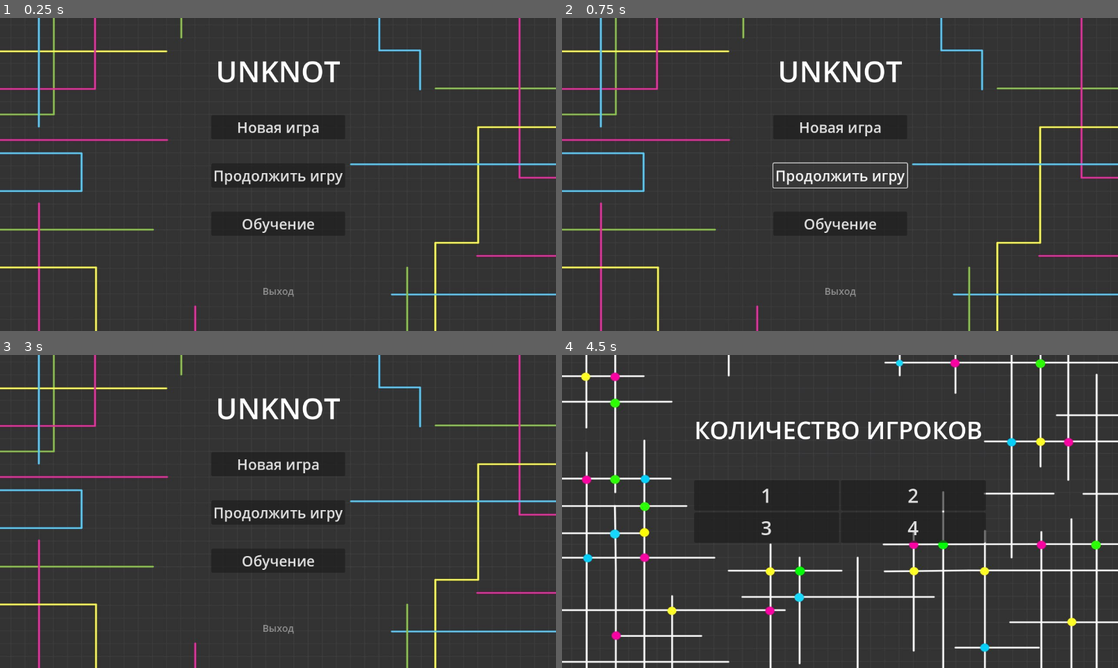
Above: before the commit, frames 1-4 (two rows, left to right).
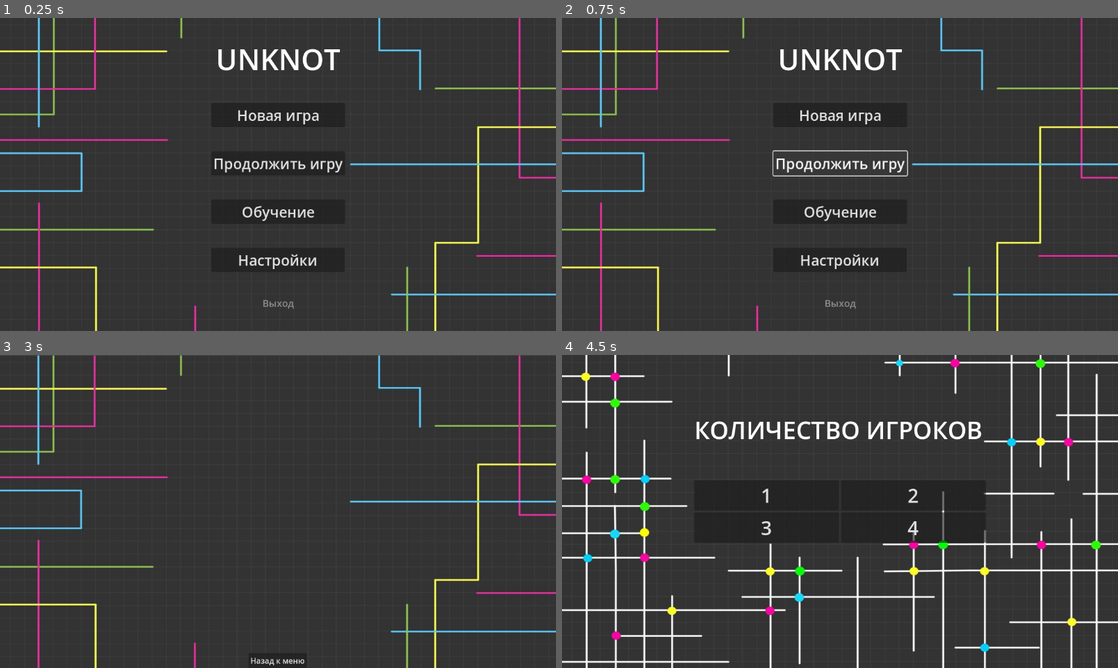
Above: after the commit, the same moments.

Repository: Rwarazor/UnknotGame
Game: Godot game, scene res://Scenes/menu.tscn
The game is run twice, just before and just after one commit, with the same random seed, the same clock (stepped at 60 frames per second) and the same inputs.
Inputs (mouse positions are in pixels of both pictures, inside the frame that each line leads up to):
- Up to frame 1 (0.25 s): no input
- Up to frame 2 (0.75 s): click "Продолжить игру" at 0.5 s
- Up to frame 3 (3 s): click "Обучение" at 1.25 s; click "Понятно!" at 2 s; click (278, 596) at 2.75 s, where only the run after the commit has a clickable "Настройки"
- Up to frame 4 (4.5 s): click (840, 661) at 3.5 s, where only the run after the commit has a clickable "Назад к меню"; click "Новая игра" at 4.25 s

The runs differ from the first frame. In frame 1, 3.0% of the frame differs, in the area x 38-62%, y 9-93%; in frame 2, 3.3%; in frame 3, 3.7%, in the area x 0-100%, y 0-100%; in frame 4, nothing differs.

Commit message:
Sounds added

Diff:
--- a/project/Scenes/game.tscn
+++ b/project/Scenes/game.tscn
@@ -1,10 +1,11 @@
-[gd_scene load_steps=48 format=3 uid="uid://cbdggtmlpwk7n"]
+[gd_scene load_steps=50 format=3 uid="uid://cbdggtmlpwk7n"]
 
 [ext_resource type="Script" path="res://Scripts/game.gd" id="1_7wbfd"]
 [ext_resource type="Script" path="res://Scripts/zoom.gd" id="2_4a8fq"]
 [ext_resource type="Texture2D" uid="uid://bqyq78b55hdwp" path="res://assets/tiles/edgeTileBackground.png" id="2_i73xq"]
 [ext_resource type="Texture2D" uid="uid://bk155nwdel3xh" path="res://assets/tiles/gameBackground.png" id="3_1dlq8"]
 [ext_resource type="Texture2D" uid="uid://18h4l4w1kyks" path="res://assets/tiles/tileBackground.png" id="3_1fxtn"]
+[ext_resource type="AudioStream" uid="uid://dss410n04r5m5" path="res://assets/simpleClick.wav" id="3_45d03"]
 [ext_resource type="Texture2D" uid="uid://ccq2xnd4mh8i2" path="res://assets/tiles/edgeTileBackgroundAlt.png" id="3_wfksh"]
 [ext_resource type="Script" path="res://Scripts/edgesTileMap.gd" id="4_y7ov5"]
 [ext_resource type="Texture2D" uid="uid://cs148lp16tu6x" path="res://assets/tiles/edgeTileSelectedAlt.png" id="5_2julx"]
@@ -19,6 +20,7 @@
 [ext_resource type="Texture2D" uid="uid://bpwcee1033k8j" path="res://assets/tiles/edgeTileFutureAlt.png" id="10_v2h7l"]
 [ext_resource type="Texture2D" uid="uid://cjvdiee0psnw1" path="res://assets/tiles/edgeTileColor.png" id="11_pmc3y"]
 [ext_resource type="Texture2D" uid="uid://tn4qo46xgkfq" path="res://assets/tiles/edgeTileColorAlt.png" id="12_0jeec"]
+[ext_resource type="AudioStream" uid="uid://c3mtpg4ti4sgs" path="res://assets/gameMusic.mp3" id="20_8ngip"]
 
 [sub_resource type="StyleBoxFlat" id="StyleBoxFlat_1pxdb"]
 bg_color = Color(0.705882, 0.443137, 1, 0.901961)
@@ -222,6 +224,11 @@
 text = "Вернуться к меню"
 icon_alignment = 1
 
+[node name="ButtonClickSound" type="AudioStreamPlayer" parent="UI"]
+stream = ExtResource("3_45d03")
+volume_db = -18.0
+bus = &"SFX"
+
 [node name="TextureRect" type="TextureRect" parent="."]
 anchors_preset = 15
 anchor_right = 1.0
@@ -251,6 +258,12 @@
 format = 2
 script = ExtResource("9_l4svq")
 
+[node name="Music" type="AudioStreamPlayer" parent="."]
+stream = ExtResource("20_8ngip")
+volume_db = -2.0
+autoplay = true
+bus = &"Music"
+
 [connection signal="pressed" from="UI/MarginContainer/VBoxContainer/HBoxContainer/edgeButton" to="." method="_on_edge_button_pressed"]
 [connection signal="pressed" from="UI/MarginContainer/VBoxContainer/HBoxContainer2/vertexButton" to="." method="_on_vertex_button_pressed"]
 [connection signal="pressed" from="UI/MarginContainer/VBoxContainer/HBoxContainer3/moveButton" to="." method="_on_move_button_pressed"]
--- a/project/Scenes/menu.tscn
+++ b/project/Scenes/menu.tscn
@@ -1,7 +1,11 @@
-[gd_scene load_steps=8 format=3 uid="uid://dobojdk2a4kdt"]
+[gd_scene load_steps=11 format=3 uid="uid://dobojdk2a4kdt"]
 
 [ext_resource type="Script" path="res://Scripts/Menu.gd" id="1_lgw47"]
 [ext_resource type="Texture2D" uid="uid://dy2tl37wg52lk" path="res://assets/tiles/menuBackground.png" id="2_xg3t2"]
+[ext_resource type="AudioStream" uid="uid://dss410n04r5m5" path="res://assets/simpleClick.wav" id="3_ow68s"]
+[ext_resource type="AudioStream" uid="uid://dvj2f5yy6m0an" path="res://assets/music.mp3" id="3_srj06"]
+
+[sub_resource type="Theme" id="Theme_5gk2t"]
 
 [sub_resource type="StyleBoxEmpty" id="StyleBoxEmpty_fu8as"]
 
@@ -64,6 +68,11 @@
 theme_override_constants/separation = 50
 alignment = 1
 
+[node name="ButtonClickSound" type="AudioStreamPlayer" parent="MarginContainer/VBoxContainer"]
+stream = ExtResource("3_ow68s")
+volume_db = -7.0
+bus = &"SFX"
+
 [node name="Label" type="Label" parent="MarginContainer/VBoxContainer"]
 layout_mode = 2
 theme_override_font_sizes/font_size = 60
@@ -88,8 +97,14 @@
 theme_override_font_sizes/font_size = 30
 text = "Обучение"
 
-[node name="Separator2" type="Control" parent="MarginContainer/VBoxContainer"]
+[node name="SettingsButton" type="Button" parent="MarginContainer/VBoxContainer"]
+custom_minimum_size = Vector2(276, 50)
 layout_mode = 2
+size_flags_horizontal = 4
+size_flags_vertical = 4
+theme = SubResource("Theme_5gk2t")
+theme_override_font_sizes/font_size = 30
+text = "Настройки"
 
 [node name="ExitButton" type="Button" parent="MarginContainer/VBoxContainer"]
 layout_mode = 2
@@ -97,7 +112,14 @@
 theme_override_font_sizes/font_size = 20
 text = "Выход"
 
+[node name="Music" type="AudioStreamPlayer" parent="."]
+stream = ExtResource("3_srj06")
+volume_db = -15.0
+autoplay = true
+bus = &"Music"
+
 [connection signal="pressed" from="MarginContainer/VBoxContainer/NewGameButton" to="." method="_on_new_game_button_pressed"]
 [connection signal="pressed" from="MarginContainer/VBoxContainer/ContinueGameButton" to="." method="_on_continue_game_button_pressed"]
 [connection signal="pressed" from="MarginContainer/VBoxContainer/TutorialButton" to="." method="_on_tutorial_button_pressed"]
+[connection signal="pressed" from="MarginContainer/VBoxContainer/SettingsButton" to="." method="_on_settings_button_pressed"]
 [connection signal="pressed" from="MarginContainer/VBoxContainer/ExitButton" to="." method="_on_exit_button_pressed"]
--- a/project/Scenes/players.tscn
+++ b/project/Scenes/players.tscn
@@ -1,7 +1,8 @@
-[gd_scene load_steps=4 format=3 uid="uid://cx0w5rjjyhxv5"]
+[gd_scene load_steps=5 format=3 uid="uid://cx0w5rjjyhxv5"]
 
 [ext_resource type="Script" path="res://Scripts/Players.gd" id="1_xw1e8"]
 [ext_resource type="Texture2D" uid="uid://bi6n5s8ckt04" path="res://assets/tiles/playersBackground.png" id="2_5bds1"]
+[ext_resource type="AudioStream" uid="uid://dmo7384pg4kh6" path="res://assets/playersClick.wav" id="3_tc5ug"]
 
 [sub_resource type="SystemFont" id="SystemFont_jmt8p"]
 
@@ -89,6 +90,11 @@
 theme_override_font_sizes/font_size = 40
 text = "4"
 
+[node name="ChoosePlayersSound" type="AudioStreamPlayer" parent="MarginContainer"]
+stream = ExtResource("3_tc5ug")
+volume_db = -2.0
+bus = &"SFX"
+
 [connection signal="pressed" from="MarginContainer/HBoxContainer/VBoxContainer/OnePlayer" to="." method="_on_one_player_pressed"]
 [connection signal="pressed" from="MarginContainer/HBoxContainer/VBoxContainer/ThreePlayers" to="." method="_on_three_players_pressed"]
 [connection signal="pressed" from="MarginContainer/HBoxContainer/VBoxContainer2/TwoPlayers" to="." method="_on_two_players_pressed"]
--- a/project/Scenes/rules.tscn
+++ b/project/Scenes/rules.tscn
@@ -1,7 +1,8 @@
-[gd_scene load_steps=4 format=3 uid="uid://ck56ipivmx5eb"]
+[gd_scene load_steps=5 format=3 uid="uid://ck56ipivmx5eb"]
 
 [ext_resource type="Script" path="res://Scripts/rules.gd" id="1_a5ifw"]
 [ext_resource type="Texture2D" uid="uid://dy2tl37wg52lk" path="res://assets/tiles/menuBackground.png" id="1_igh4w"]
+[ext_resource type="AudioStream" uid="uid://dss410n04r5m5" path="res://assets/simpleClick.wav" id="3_wkx7x"]
 
 [sub_resource type="StyleBoxFlat" id="StyleBoxFlat_4ddjl"]
 bg_color = Color(0.137255, 0.137255, 0.137255, 0.768627)
@@ -94,6 +95,11 @@
 "
 horizontal_alignment = 3
 
+[node name="ButtonClickSound" type="AudioStreamPlayer" parent="ScrollContainer/VBoxContainer"]
+stream = ExtResource("3_wkx7x")
+volume_db = -7.0
+bus = &"SFX"
+
 [node name="DoneButton" type="Button" parent="."]
 custom_minimum_size = Vector2(150, 50)
 layout_mode = 1
--- /dev/null
+++ b/project/Scenes/settings.gd
@@ -0,0 +1,7 @@
+extends Control
+
+@onready var button_click_sound = $MarginContainer/ButtonClickSound
+func _on_button_pressed():
+	button_click_sound.play()
+	await get_tree().create_timer(0.15).timeout
+	get_tree().change_scene_to_file("res://Scenes/menu.tscn")
--- /dev/null
+++ b/project/Scenes/settings.tscn
@@ -0,0 +1,51 @@
+[gd_scene load_steps=4 format=3 uid="uid://kiyynqoroydt"]
+
+[ext_resource type="Script" path="res://Scenes/settings.gd" id="1_0ujdt"]
+[ext_resource type="Texture2D" uid="uid://dy2tl37wg52lk" path="res://assets/tiles/menuBackground.png" id="1_oarw7"]
+[ext_resource type="AudioStream" uid="uid://dss410n04r5m5" path="res://assets/simpleClick.wav" id="3_eljc5"]
+
+[node name="Settings" type="Control"]
+layout_mode = 3
+anchors_preset = 15
+anchor_right = 1.0
+anchor_bottom = 1.0
+grow_horizontal = 2
+grow_vertical = 2
+script = ExtResource("1_0ujdt")
+
+[node name="TextureRect" type="TextureRect" parent="."]
+layout_mode = 1
+anchors_preset = 15
+anchor_right = 1.0
+anchor_bottom = 1.0
+offset_left = -1.0
+offset_top = 1.0
+grow_horizontal = 2
+grow_vertical = 2
+texture = ExtResource("1_oarw7")
+expand_mode = 1
+
+[node name="MarginContainer" type="MarginContainer" parent="."]
+layout_mode = 1
+anchors_preset = 15
+anchor_right = 1.0
+anchor_bottom = 1.0
+grow_horizontal = 2
+grow_vertical = 2
+
+[node name="VBoxContainer" type="VBoxContainer" parent="MarginContainer"]
+layout_mode = 2
+size_flags_vertical = 8
+
+[node name="Button" type="Button" parent="MarginContainer/VBoxContainer"]
+layout_mode = 2
+size_flags_horizontal = 4
+size_flags_vertical = 8
+text = "Назад к меню"
+
+[node name="ButtonClickSound" type="AudioStreamPlayer" parent="MarginContainer"]
+stream = ExtResource("3_eljc5")
+volume_db = -7.0
+bus = &"SFX"
+
+[connection signal="pressed" from="MarginContainer/VBoxContainer/Button" to="." method="_on_button_pressed"]
--- a/project/Scripts/Menu.gd
+++ b/project/Scripts/Menu.gd
@@ -1,17 +1,28 @@
 extends Control
 
-
+@onready var button_click_sound = $MarginContainer/VBoxContainer/ButtonClickSound
 
 func _on_new_game_button_pressed():
+	button_click_sound.play()
+	await get_tree().create_timer(0.15).timeout
 	get_tree().change_scene_to_file("res://Scenes/players.tscn")
 
 
 func _on_continue_game_button_pressed():
+	button_click_sound.play()
+	await get_tree().create_timer(0.15).timeout
 	pass # Продолжить игру
 
 
 func _on_tutorial_button_pressed():
+	button_click_sound.play()
+	await get_tree().create_timer(0.15).timeout
 	get_tree().change_scene_to_file("res://Scenes/rules.tscn")
+
+func _on_settings_button_pressed():
+	button_click_sound.play()
+	await get_tree().create_timer(0.15).timeout
+	get_tree().change_scene_to_file("res://Scenes/settings.tscn")
 
 # Выход из игры
 func _on_exit_button_pressed():
--- a/project/Scripts/Players.gd
+++ b/project/Scripts/Players.gd
@@ -1,22 +1,31 @@
 extends Control
+@onready var choose_players_sound = $MarginContainer/ChoosePlayersSound
 
 # Пока что все кнопки ведут на одну и ту же сцену
 # Игра с ботом
 func _on_one_player_pressed():
 	Global.players = 1
+	choose_players_sound.play()
+	await get_tree().create_timer(0.15).timeout
 	get_tree().change_scene_to_file("res://Scenes/game.tscn")
 
 
 func _on_two_players_pressed():
 	Global.players = 2
+	choose_players_sound.play()
+	await get_tree().create_timer(0.15).timeout
 	get_tree().change_scene_to_file("res://Scenes/game.tscn")
 
 
 func _on_three_players_pressed():
 	Global.players = 3
+	choose_players_sound.play()
+	await get_tree().create_timer(0.15).timeout
 	get_tree().change_scene_to_file("res://Scenes/game.tscn")
 
 
 func _on_four_players_pressed():
 	Global.players = 4
+	choose_players_sound.play()
+	await get_tree().create_timer(0.15).timeout
 	get_tree().change_scene_to_file("res://Scenes/game.tscn")
--- a/project/Scripts/game.gd
+++ b/project/Scripts/game.gd
@@ -5,6 +5,8 @@
 
 @export var ZOOM_BORDERS_INFLATE_X = 500
 @export var ZOOM_BORDERS_INFLATE_Y = 500
+
+@onready var button_click_sound = $UI/ButtonClickSound
 
 enum STATE {
 	DRAG = -1,
@@ -38,18 +40,23 @@
 	$Zoom.allow_dragging = (current_state == STATE.DRAG)
 
 func _on_back_to_menu_button_pressed():
+	button_click_sound.play()
+	await get_tree().create_timer(0.15).timeout
 	get_tree().change_scene_to_file("res://Scenes/menu.tscn")
 
 func _on_edge_button_pressed():
+	button_click_sound.play()
 	current_state = STATE.START_SELECTING_EDGES
 	_refresh_state()
 
 func _on_vertex_button_pressed():
+	button_click_sound.play()
 	current_state = STATE.SELECT_VERTEX
 	_refresh_state()
 
 func _on_move_button_pressed():
 	current_state = STATE.DRAG
+	button_click_sound.play()
 	_refresh_state()
 
 
--- a/project/Scripts/rules.gd
+++ b/project/Scripts/rules.gd
@@ -1,4 +1,7 @@
 extends Control
+@onready var button_click_sound = $ScrollContainer/VBoxContainer/ButtonClickSound
 
 func _on_done_button_pressed():
+	button_click_sound.play()
+	await get_tree().create_timer(0.15).timeout
 	get_tree().change_scene_to_file("res://Scenes/menu.tscn")
--- /dev/null
+++ b/project/default_bus_layout.tres
@@ -0,0 +1,15 @@
+[gd_resource type="AudioBusLayout" format=3 uid="uid://cqr0jy43gpmre"]
+
+[resource]
+bus/1/name = &"Music"
+bus/1/solo = false
+bus/1/mute = false
+bus/1/bypass_fx = false
+bus/1/volume_db = 0.0
+bus/1/send = &"Master"
+bus/2/name = &"SFX"
+bus/2/solo = false
+bus/2/mute = false
+bus/2/bypass_fx = false
+bus/2/volume_db = 0.0
+bus/2/send = &"Master"
Not shown: 1 places in project/Scenes/rules.tscn that only renumber resources
Binary file added: project/assets/AlbumArtSmall.jpg
Binary file added: project/assets/AlbumArt_{B5020207-474E-4720-0E78-2C2E1EB24F00}_Large.jpg
Binary file added: project/assets/AlbumArt_{B5020207-474E-4720-0E78-2C2E1EB24F00}_Small.jpg
Binary file added: project/assets/Folder.jpg
Not shown, added: project/assets/gameMusic.mp3.import
Not shown, added: project/assets/music.mp3.import
Not shown, added: project/assets/playersClick.wav.import
Not shown, added: project/assets/simpleClick.wav.import
Not shown, added: project/assets/gameMusic.mp3
Not shown, added: project/assets/music.mp3
Not shown, added: project/assets/playersClick.wav
(and 1 more such lines)
